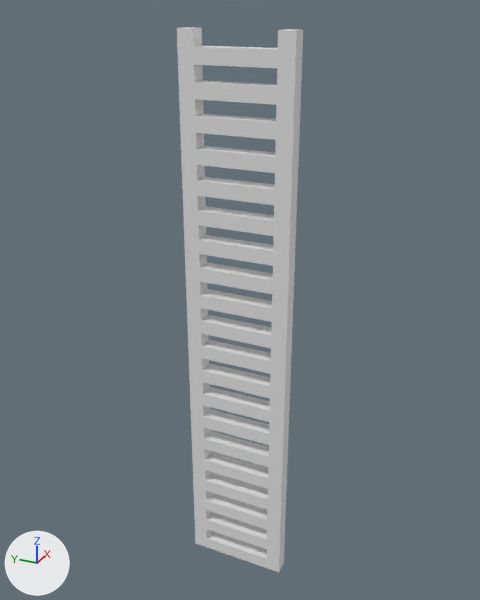
The FBX model Environment/Ramps/export/SM_Ladder.FBX, before and after one commit.
Before and after are seen from a 50 mm camera at (-86.8, -39.7, 97.0) aimed at (3.1, 0.7, 52.1). The lights are fixed; the arrows at lower left show +X, +Y and +Z. Where no turn or scale is listed for an object, it has been applied to the vertices.

The first picture shows 'Ladder'.
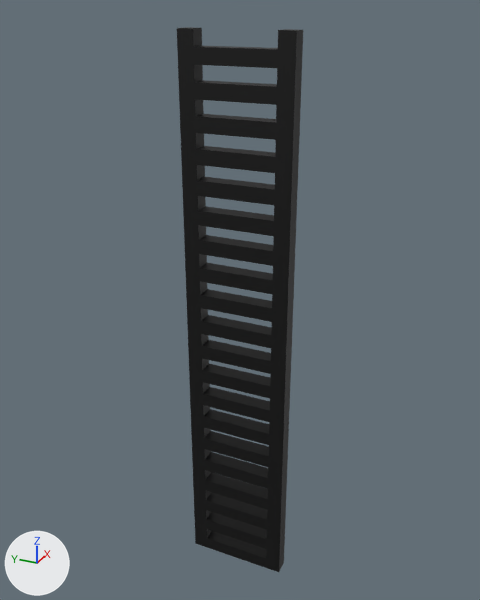
The edits, one by one:
Material 'Material #12 Slot #1' (mat_material__12_slot__1) is new.
Its base color is (0.0, 0.0, 0.0) (black #000000).
Its roughness is 0.553.
Material 'Material #12 Slot #2' (mat_material__12_slot__2) is new.
Its base color is (0.0, 0.0, 0.0) (black #000000).
Its roughness is 0.553.
me_mesh has 328 vertices, 364 faces and spans x -1.3..1.3, y -8.7..8.7, z -46.5..46.5.
me_mesh is used by ob_ladder; location (0.7, -0.1, 46.5).
me_mesh part 1: all 80 faces centred in x -1.3..1.3, y 0.0, z -46.5..44.2 switch from no material to mat_material__12_slot__1 (black #000000).
me_mesh part 2: 284 of the faces centred in x -1.3..1.3, y -8.7..8.7, z -46.5..46.5 switch from no material to mat_material__12_slot__2 (black #000000).

Changed parts and their boxes (x1, y1, x2, y2) in the pictures (480 x 600 px):
part 1 of me_mesh, recoloured (grey to black): (194, 46, 278, 568) in both
part 2 of me_mesh, recoloured (grey to black): (177, 27, 303, 572) in both
